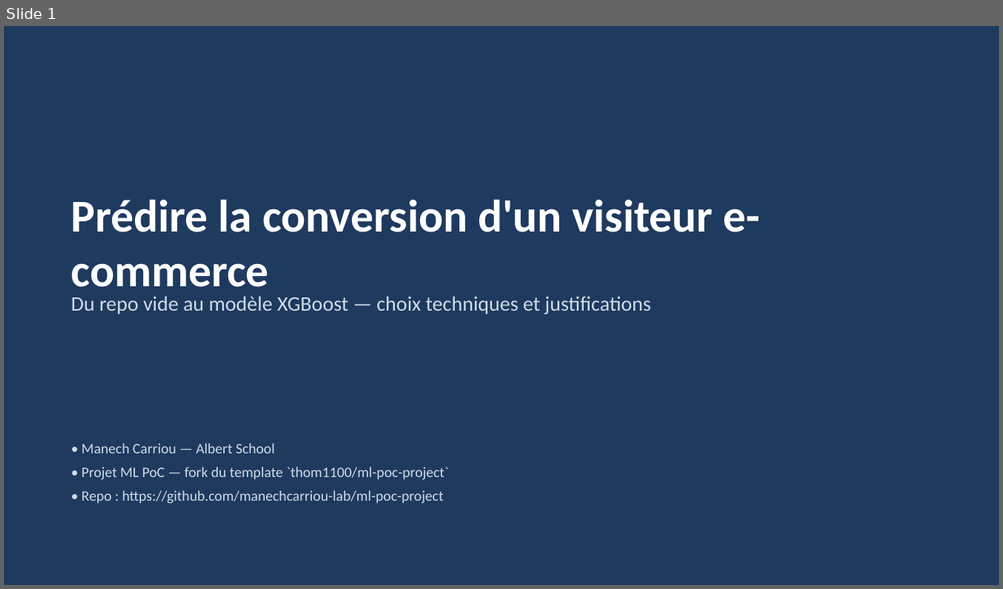
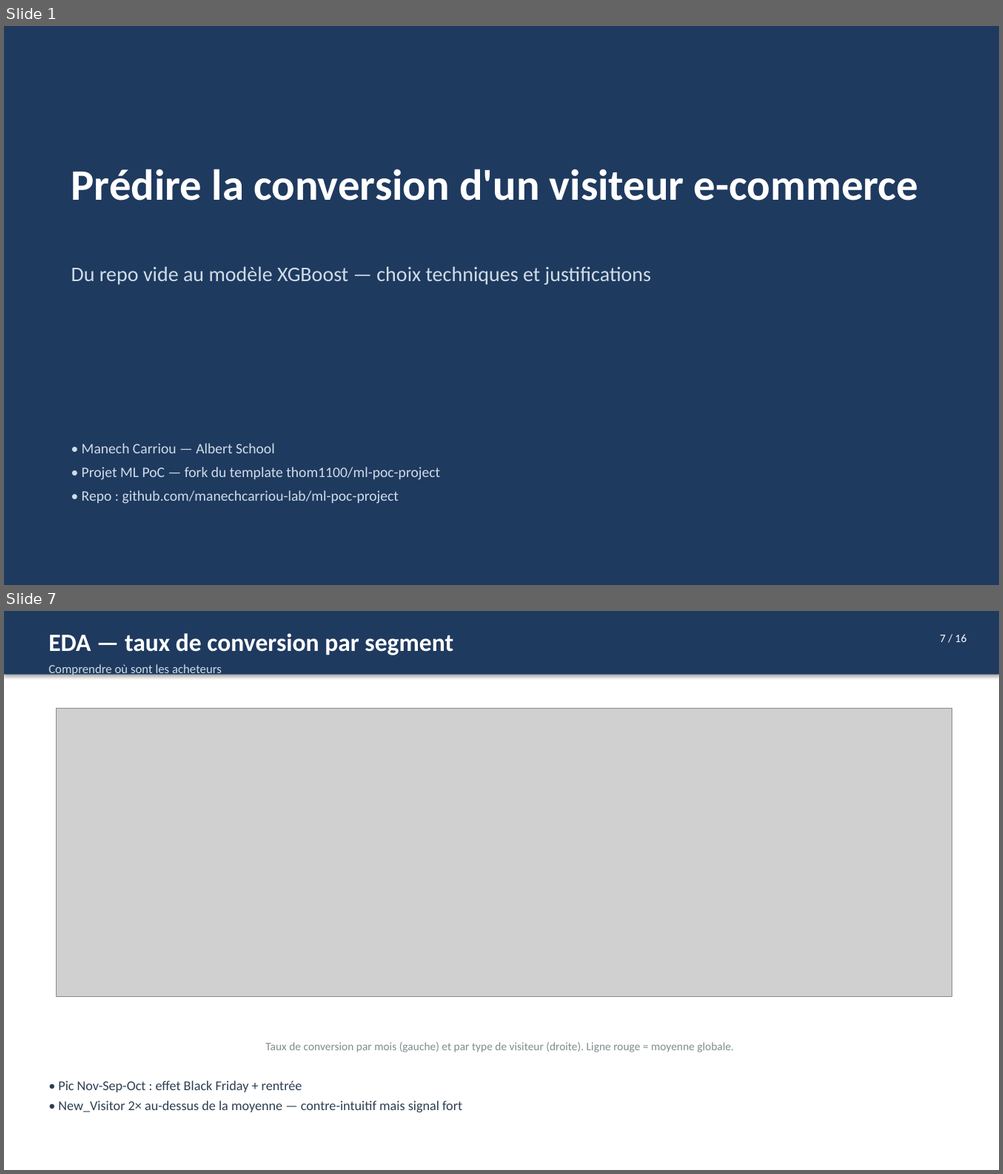
Before and after one commit to manechcarriou-lab/ml-poc-project, a slide deck: deliverables/process_overview.pptx. Shown one above the other, each under a label of ours: slide 1 before the commit, slides 1 and 7 after it; the slides between them are not shown. The pictures are 1003x589 and 1003x1174 pixels, drawn with LibreOffice and Linux fonts; fonts in the diff are those of the drawing; grey boxes stand for pictures. Boxes give left, top, right and bottom in pixels: in the first picture for what was removed or moved away, otherwise in the second. Text is boxed around its words. In the diff, an @@ line names an element or a change of style, - is before the commit and + after.

```diff
--- a/deliverables/process_overview.pptx
+++ b/deliverables/process_overview.pptx
@@ slide 7 added at [4,611,999,1170], background #FFFFFF @@
@@ rectangle added at [4,611,999,675], fill #1F3A5F @@
@@ text added at [48,633,453,655], 24 pt, text #FFFFFF, bold @@
+EDA — taux de conversion par segment
@@ text added at [939,634,967,642], 11 pt, text #FFFFFF @@
+7 / 16
@@ text added at [48,664,222,676], 12 pt, text #CFDCE7 @@
+Comprendre où sont les acheteurs
@@ picture added at [57,708,951,997] @@
@@ text added at [265,1042,734,1053], 11 pt, text #7F8C8D @@
+Taux de conversion par mois (gauche) et par type de visiteur (droite). Ligne rouge = moyenne globale.
@@ text added at [58,1081,462,1113], 13 pt, text #2C3E50 @@
+• Pic Nov-Sep-Oct : effet Black Friday + rentrée
+• New_Visitor 2× au-dessus de la moyenne — contre-intuitif mais signal fort
@@ slide 1 changed as well @@
@@ text "Prédire la conversion d'un visiteur ...": place and size @@
-text "Prédire la conversion d'un visiteur ..." at [71,199,760,297]
+text "Prédire la conversion d'un visiteur ..." at [71,169,918,201]
@@ text "Prédire la conversion d'un visiteur ..." at [71,169,918,201]: size 44 to 42 pt @@
@@ text "Du repo vide au modèle ...": place and size @@
-text "Du repo vide au modèle ..." at [71,296,651,315]
+text "Du repo vide au modèle ..." at [71,266,651,285]
@@ text at [82,467,440,504]: text changed @@
-• Projet ML PoC — fork du template `thom1100/ml-poc-project`
-• Repo : https://github.com/manechcarriou-lab/ml-poc-project
+• Projet ML PoC — fork du template thom1100/ml-poc-project
+• Repo : github.com/manechcarriou-lab/ml-poc-project
```
Also in this commit, not shown: 7 other slides changed, 7 other slides added, 6 slides removed, 15 other files.
